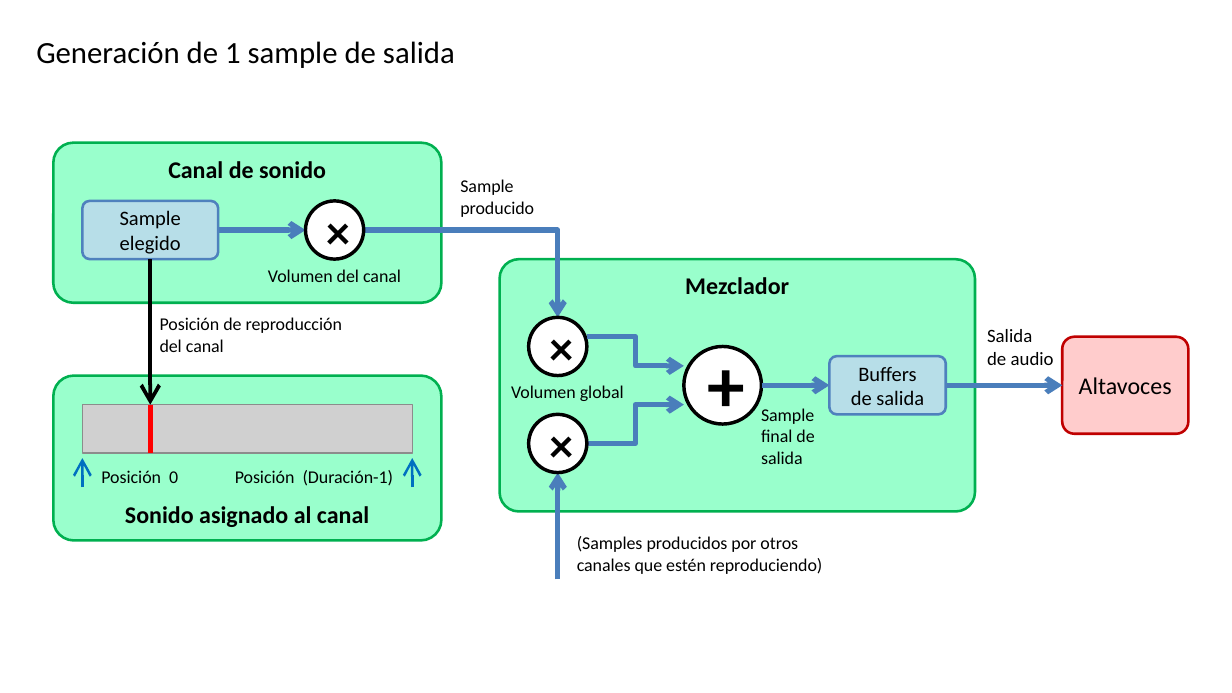
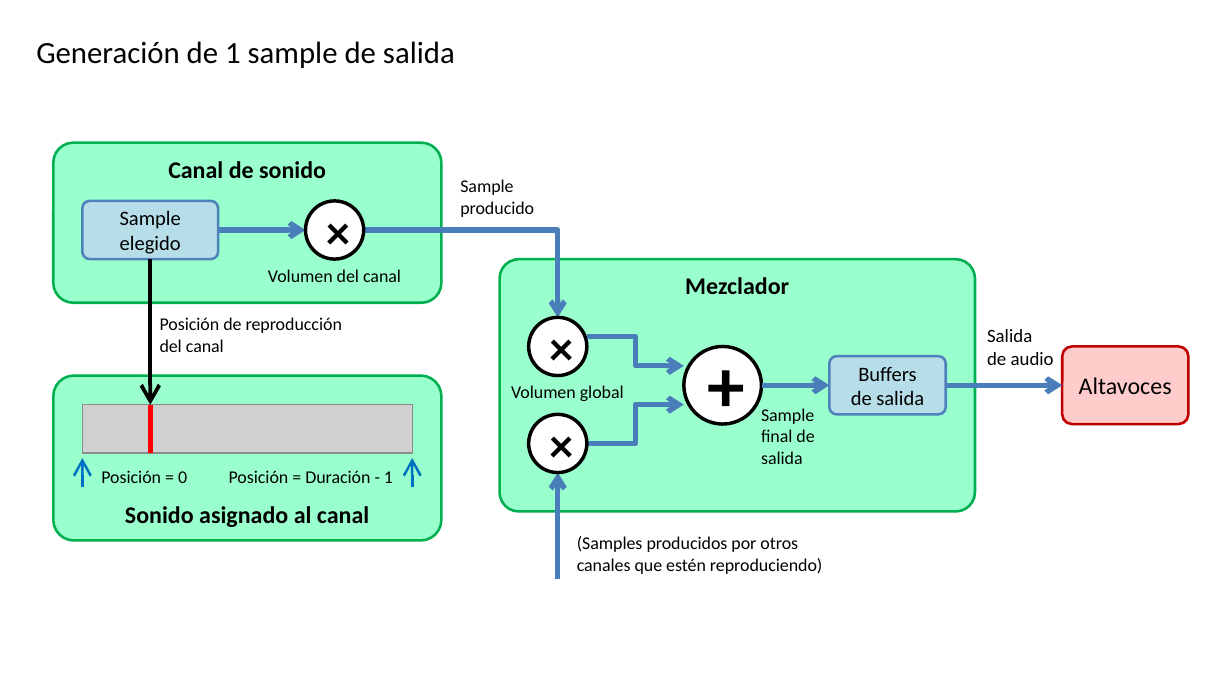
Before and after one commit to vircon32/Vircon32Documents, a slide deck: slide 7 of Specification/Spanish/Editable source images/Imágenes Spec Parte 5 - SPU.pptx. Drawn at 1232x693 pixels with LibreOffice and Linux fonts; fonts in the diff are those of the drawing; grey boxes stand for pictures. Boxes give left, top, right and bottom in pixels: in the first picture for what was removed or moved away, otherwise in the second. Text is boxed around its words. In the diff, an @@ line names an element or a change of style, - is before the commit and + after.

```diff
--- a/Specification/Spanish/Editable source images/Imágenes Spec Parte 5 - SPU.pptx
+++ b/Specification/Spanish/Editable source images/Imágenes Spec Parte 5 - SPU.pptx
@@ rounded rectangle "Altavoces": place and size @@
-rounded rectangle "Altavoces" at (1062,336,1188,434)
+rounded rectangle "Altavoces" at (1062,346,1188,424)
@@ text at (101,470,187,483): text changed @@
-Posición 0
+Posición = 0
@@ text at (229,470,393,483): text changed @@
-Posición (Duración-1)
+Posición = Duración - 1
```
Also in this commit, not shown: 2 other slides changed, 8 other files.
